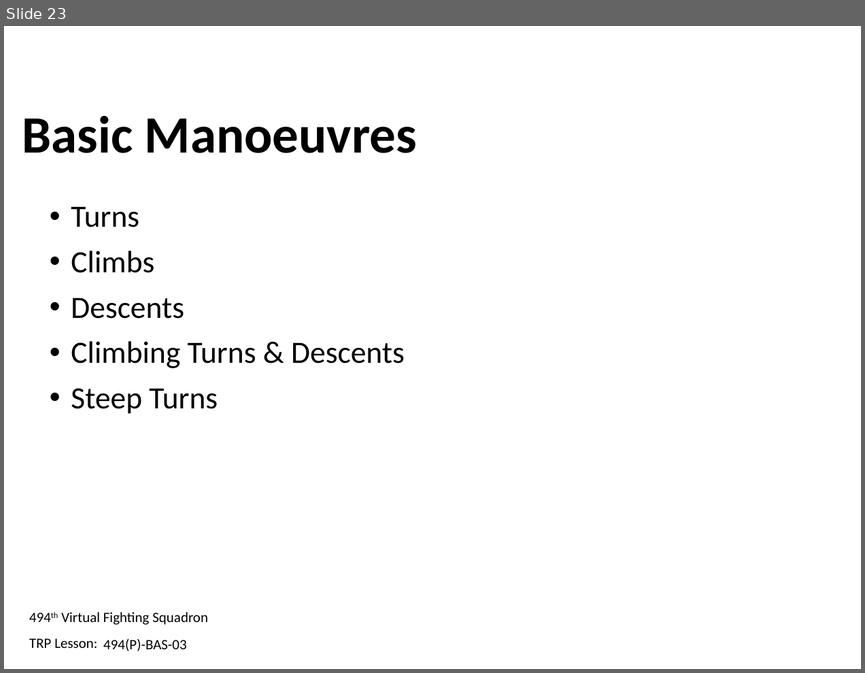
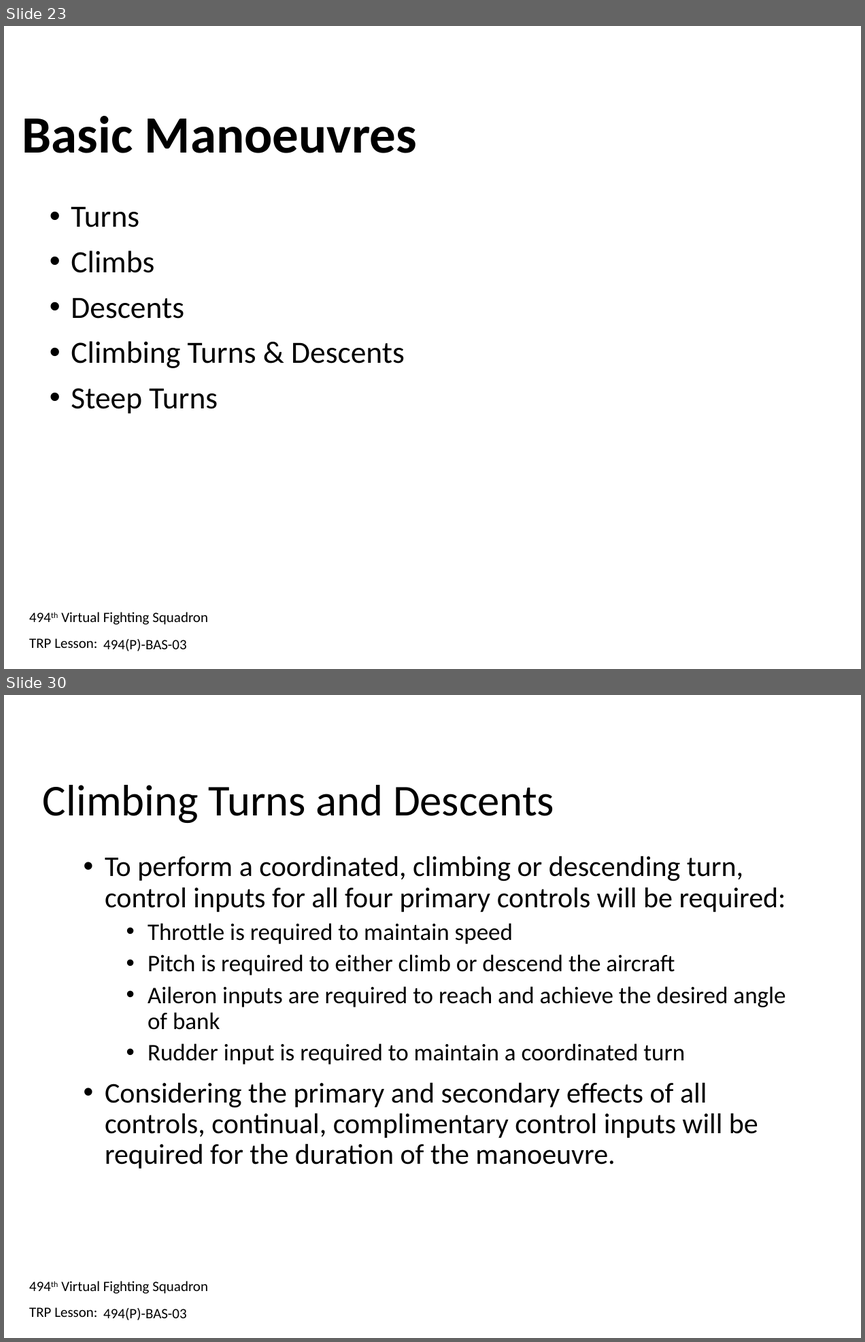
Before and after one commit to 132nd-vWing/132-TRP-494, a slide deck: TRP/BAS/BAS-03/494-BAS-03 - Trainee Presentation.pptx. Shown one above the other, each under a label of ours: slide 23 before the commit, slides 23 and 30 after it; the slides between them are not shown. The pictures are 865x673 and 865x1342 pixels, drawn with LibreOffice and Linux fonts; fonts in the diff are those of the drawing; background and template pictures are left out. Boxes give left, top, right and bottom in pixels: in the first picture for what was removed or moved away, otherwise in the second. Text is boxed around its words. In the diff, an @@ line names an element or a change of style, - is before the commit and + after.

```diff
--- a/TRP/BAS/BAS-03/494-BAS-03 - Trainee Presentation.pptx
+++ b/TRP/BAS/BAS-03/494-BAS-03 - Trainee Presentation.pptx
@@ slide 30 added at (x1=4, y1=695, x2=861, y2=1338), background #FFFFFF; not listed: 2 template elements that a slide beside it also shows @@
@@ title added at (x1=43, y1=785, x2=554, y2=823), 37 pt, text #000000 @@
+Climbing Turns and Descents
@@ text added at (x1=105, y1=855, x2=786, y2=1168), 24 pt, text #000000 @@
+• To perform a coordinated, climbing or descending turn, control inputs for all four primary controls will be required:
+  • Throttle is required to maintain speed
+  • Pitch is required to either climb or descend the aircraft
+  • Aileron inputs are required to reach and achieve the desired angle of bank
+  • Rudder input is required to maintain a coordinated turn
+• Considering the primary and secondary effects of all controls, continual, complimentary control inputs will be required for the duration of the manoeuvre.
@@ text added at (x1=103, y1=1308, x2=186, y2=1320), 12 pt, text #000000 @@
+494(P)-BAS-03
```
Also in this commit, not shown: 3 slides changed, 14 other slides added.
